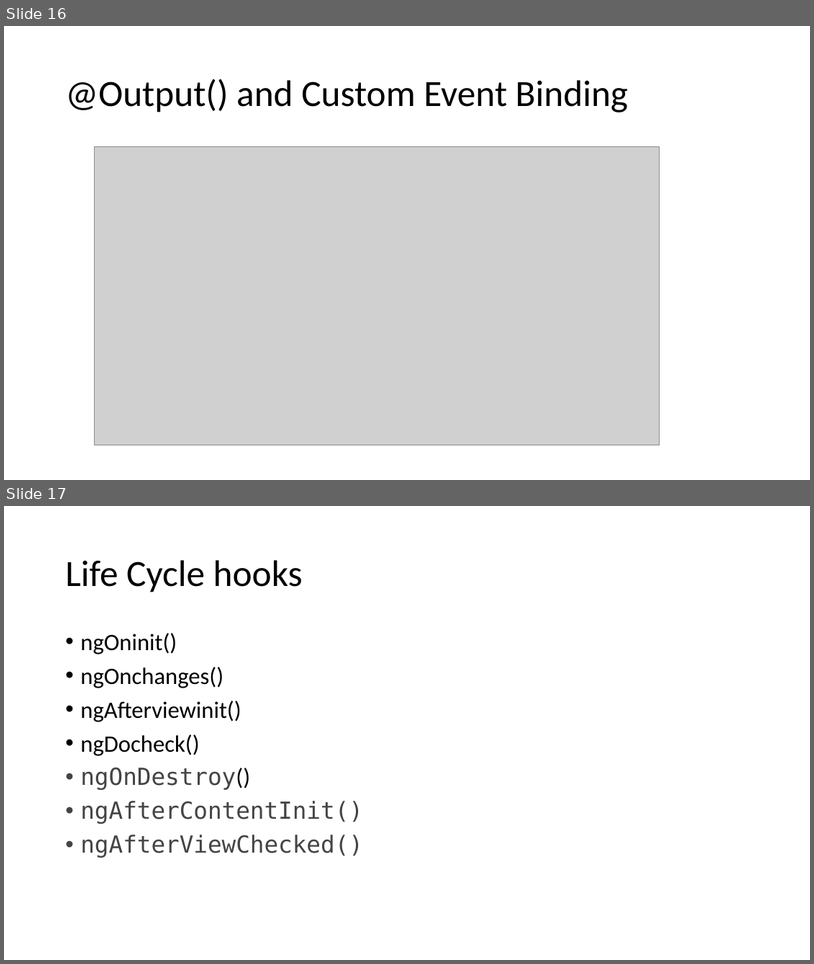
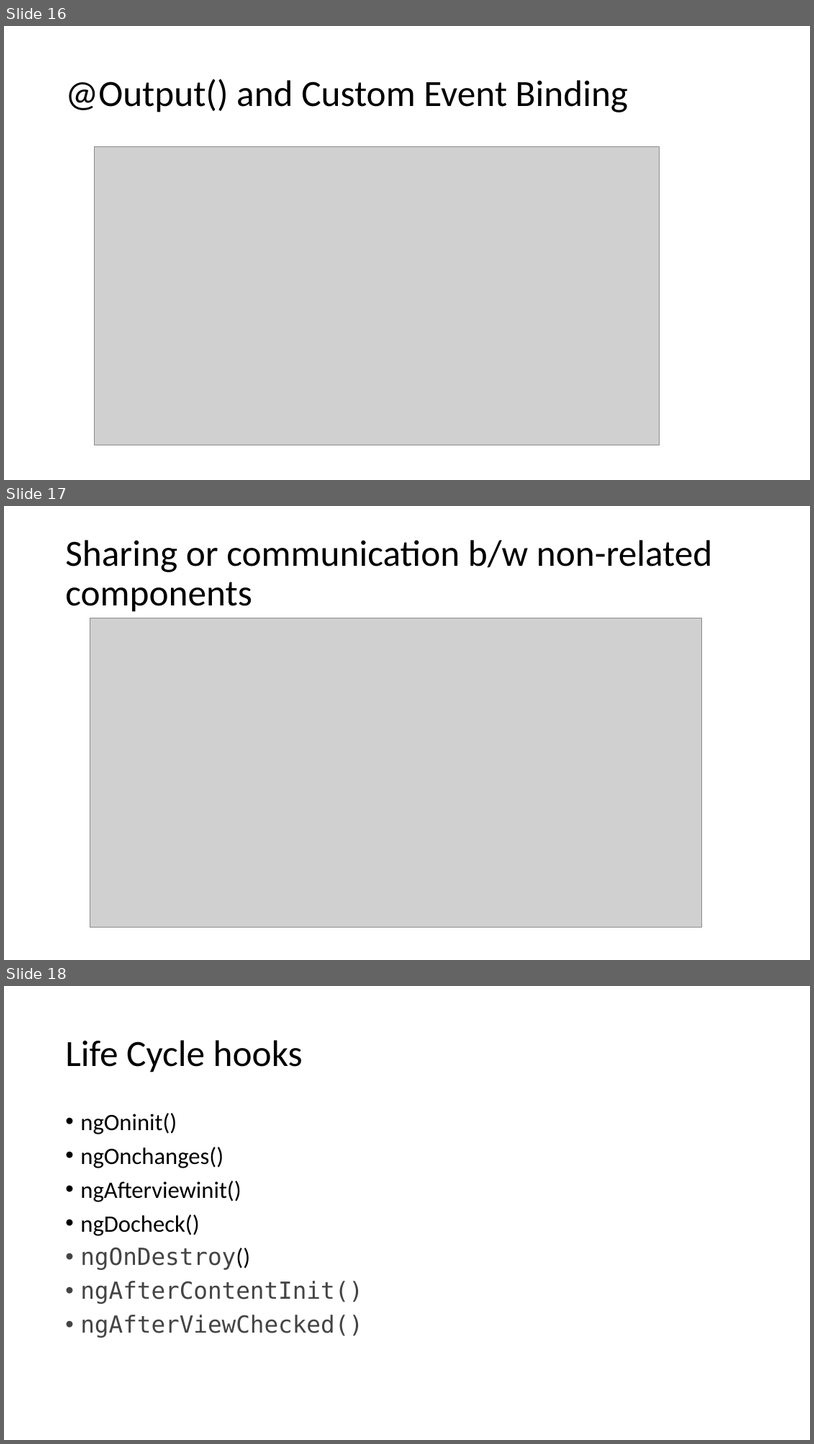
Before and after one commit to 00Maddy/angularDemo, a slide deck: ANGULAR.pptm. Shown one above the other, each under a label of ours: slides 16 and 17 before the commit, slides 16, 17 and 18 after it. The pictures are 814x964 and 814x1444 pixels, drawn with LibreOffice and Linux fonts; fonts in the diff are those of the drawing; grey boxes stand for pictures. Boxes give left, top, right and bottom in pixels: in the first picture for what was removed or moved away, otherwise in the second. Text is boxed around its words. In the diff, an @@ line names an element or a change of style, - is before the commit and + after.

```diff
--- a/ANGULAR.pptm
+++ b/ANGULAR.pptm
@@ slide 17 added at box(4, 506, 810, 960), background #FFFFFF @@
@@ title added at box(65, 540, 712, 612), 44 pt, text #000000 @@
+Sharing or communication b/w non-related components
@@ picture added at box(90, 618, 702, 926) @@
@@ what was slide 17 is now slide 18 @@
```
Also in this commit, not shown: 6 other files.
